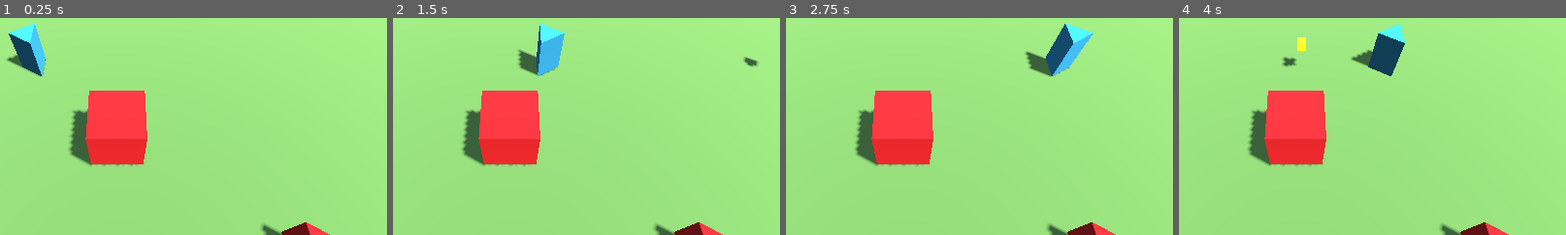
Above: before the commit, frames 1-4 (left to right).
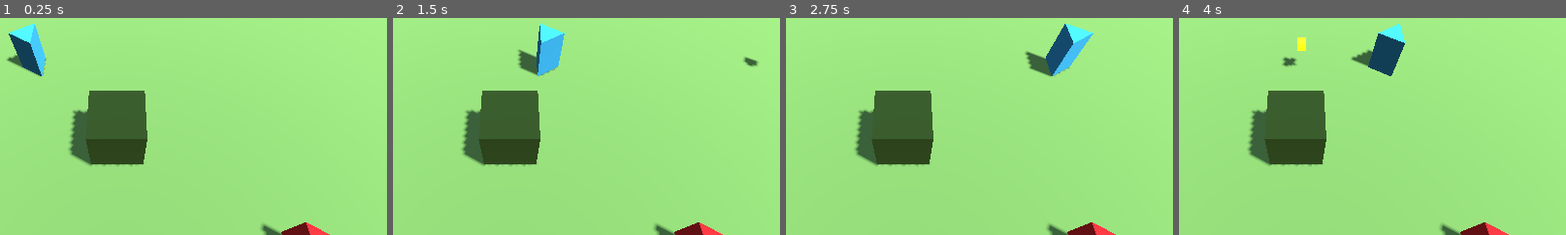
Above: after the commit, the same moments.

Repository: nielssj/godot-topdown-base
Game: Godot game, scene res://main.tscn
Two runs of this game, one before a commit and one after it. Both use one fixed random seed, a clock stepped at 60 frames per second and the inputs below.
Inputs (mouse positions are % of the whole screen's width and height, from its top left):
- Up to frame 1 (0.25 s): no input
- Up to frame 2 (1.5 s): tap Enter at 0.5 s; move the mouse to (72, 45) at 0.52 s; press the mouse at (72, 45) at 0.53 s; hold D (move_right) 0.53-1.25 s; release the mouse at (72, 45) at 1.25 s; drag from (30, 55) to (45, 70) at 1.27 s
- Up to frame 3 (2.75 s): tap Space at 2 s; move the mouse to (60, 28) at 2.02 s; hold D (move_right) from 2.03 s (still down); tap Alt at 2.1 s
- Up to frame 4 (4 s): release D (move_right) at 2.75 s; drag from (45, 70) to (20, 35) at 2.77 s; tap Enter at 3.5 s; move the mouse to (80, 65) at 3.52 s; press the mouse at (80, 65) at 3.53 s; hold A (move_left) from 3.53 s (still down)
The pictures show only the part of the screen within x 34-84%, y 24-73%; the shares and areas given below are measured in that part.

The runs differ from the first frame. In frame 1, 5.1% of the frame differs, in the area x 22-39%, y 33-68%; in frame 2, 5.1%; in frame 3, 5.1%; in frame 4, 5.1%.

Commit message:
feat: less dominant obstacle

Diff:
--- a/entities/environment/Obstacle.tscn
+++ b/entities/environment/Obstacle.tscn
@@ -3,7 +3,7 @@
 [ext_resource type="Script" uid="uid://biqqslic5soky" path="res://entities/environment/Obstacle.gd" id="1_au88t"]
 
 [sub_resource type="StandardMaterial3D" id="StandardMaterial3D_vn7o3"]
-albedo_color = Color(0.976471, 0.254902, 0.266667, 1)
+albedo_color = Color(0.27058825, 0.36078432, 0.20392157, 1)
 metallic = 1.0
 emission = Color(1, 1, 1, 1)
 emission_energy_multiplier = 10.0
@@ -25,7 +25,7 @@
 "times": PackedFloat32Array(0),
 "transitions": PackedFloat32Array(1),
 "update": 0,
-"values": [Color(0.976471, 0.254902, 0.266667, 1)]
+"values": [Color(0.27058825, 0.36078432, 0.20392157, 1)]
 }
 
 [sub_resource type="Animation" id="Animation_57e5w"]
@@ -40,7 +40,7 @@
 "times": PackedFloat32Array(0, 0.26666668, 1),
 "transitions": PackedFloat32Array(2, 0.5, 0.11265649),
 "update": 0,
-"values": [Color(0.976471, 0.254902, 0.266667, 1), Color(0.98, 0.98, 0.98, 1), Color(0.976471, 0.254902, 0.266667, 1)]
+"values": [Color(0.27058825, 0.36078432, 0.20392157, 1), Color(0.98, 0.98, 0.98, 1), Color(0.27058825, 0.36078432, 0.20392157, 1)]
 }
 
 [sub_resource type="AnimationLibrary" id="AnimationLibrary_vn7o3"]
@@ -55,7 +55,7 @@
 initial_velocity_max = 54.26
 
 [sub_resource type="StandardMaterial3D" id="StandardMaterial3D_u44cc"]
-albedo_color = Color(0.76141286, 0.091366194, 0.14540258, 1)
+albedo_color = Color(0.27058825, 0.36078432, 0.20392157, 1)
 
 [sub_resource type="BoxMesh" id="BoxMesh_f64dj"]
 material = SubResource("StandardMaterial3D_u44cc")
Not shown, added: entities/characters/NPC.md
